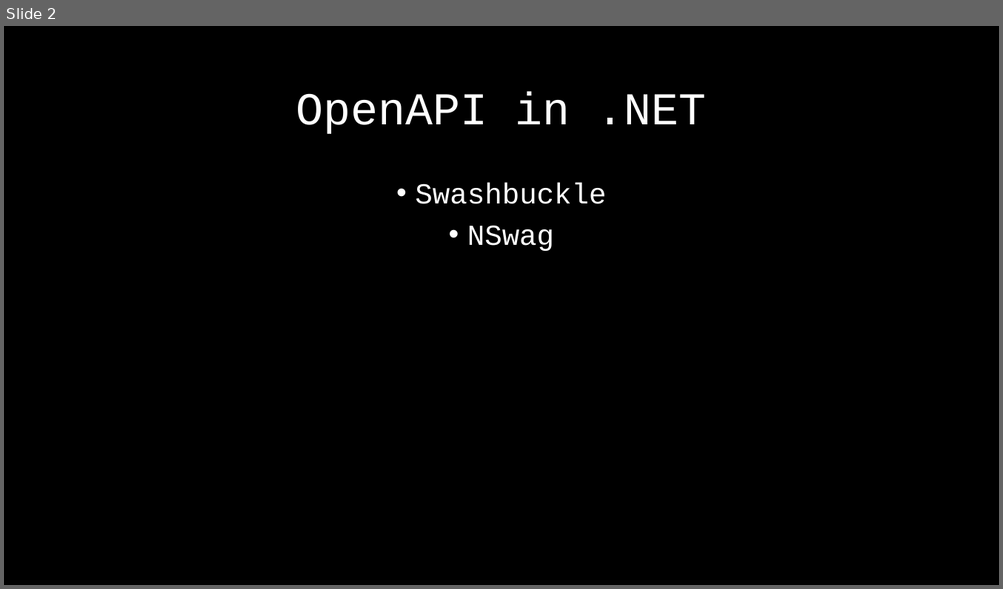
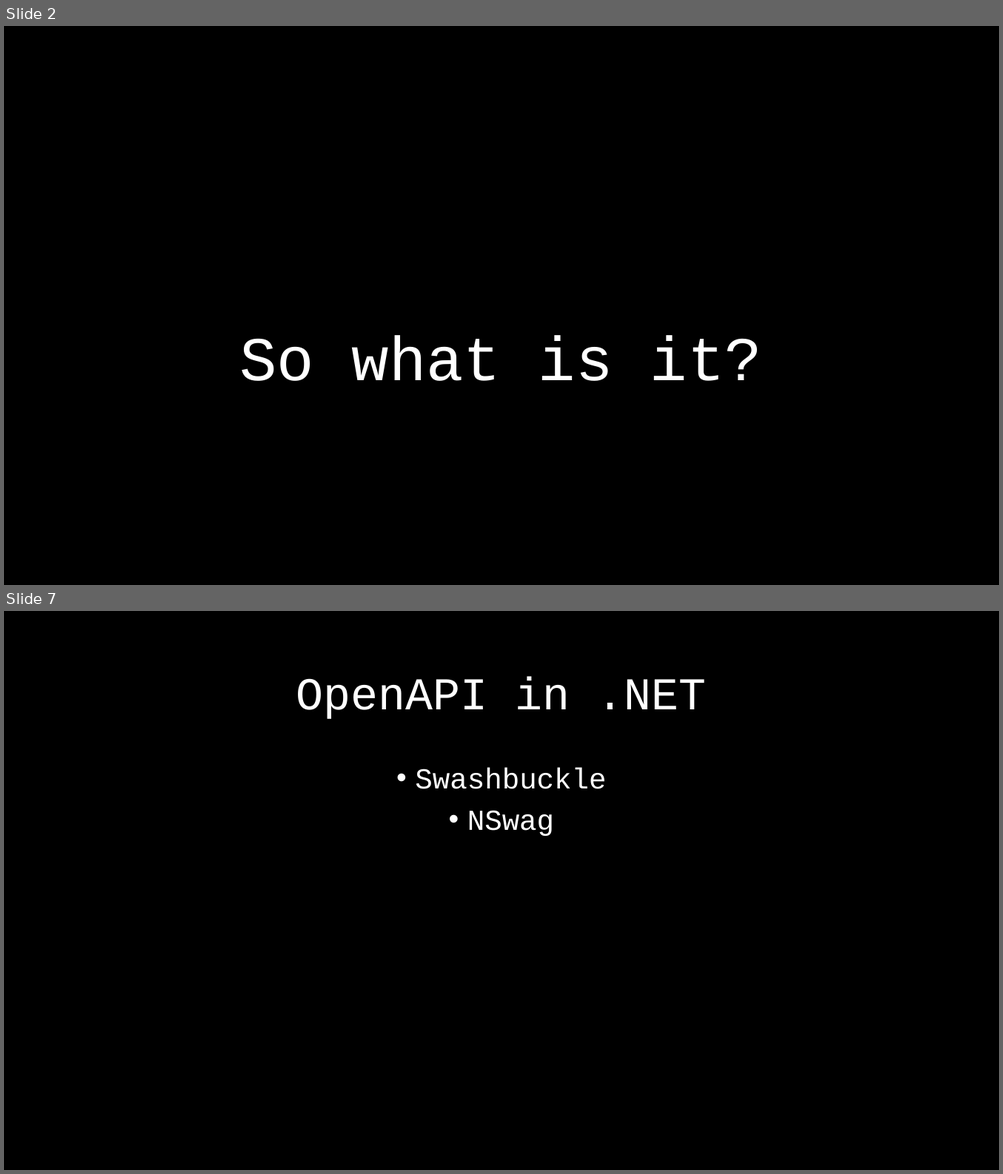
Before and after one commit to RendleLabs/LDNUG2022, a slide deck: OpenAPI.pptx. Shown one above the other, each under a label of ours: slide 2 before the commit, slides 2 and 7 after it; the slides between them are not shown. The pictures are 1003x589 and 1003x1174 pixels, drawn with LibreOffice and Linux fonts; fonts in the diff are those of the drawing. Boxes give left, top, right and bottom in pixels: in the first picture for what was removed or moved away, otherwise in the second. Text is boxed around its words. In the diff, an @@ line names an element or a change of style, - is before the commit and + after.

```diff
--- a/OpenAPI.pptx
+++ b/OpenAPI.pptx
@@ slide 2 added at <box>4,26,999,585</box>, background #000000 @@
@@ title added at <box>239,336,762,381</box>, 60 pt, text #FFFFFF @@
+So what is it?
@@ what was slide 2 is now slide 7 @@
```
Also in this commit, not shown: 4 slides changed, 13 other slides added, 1 slide removed, 4 other files.
